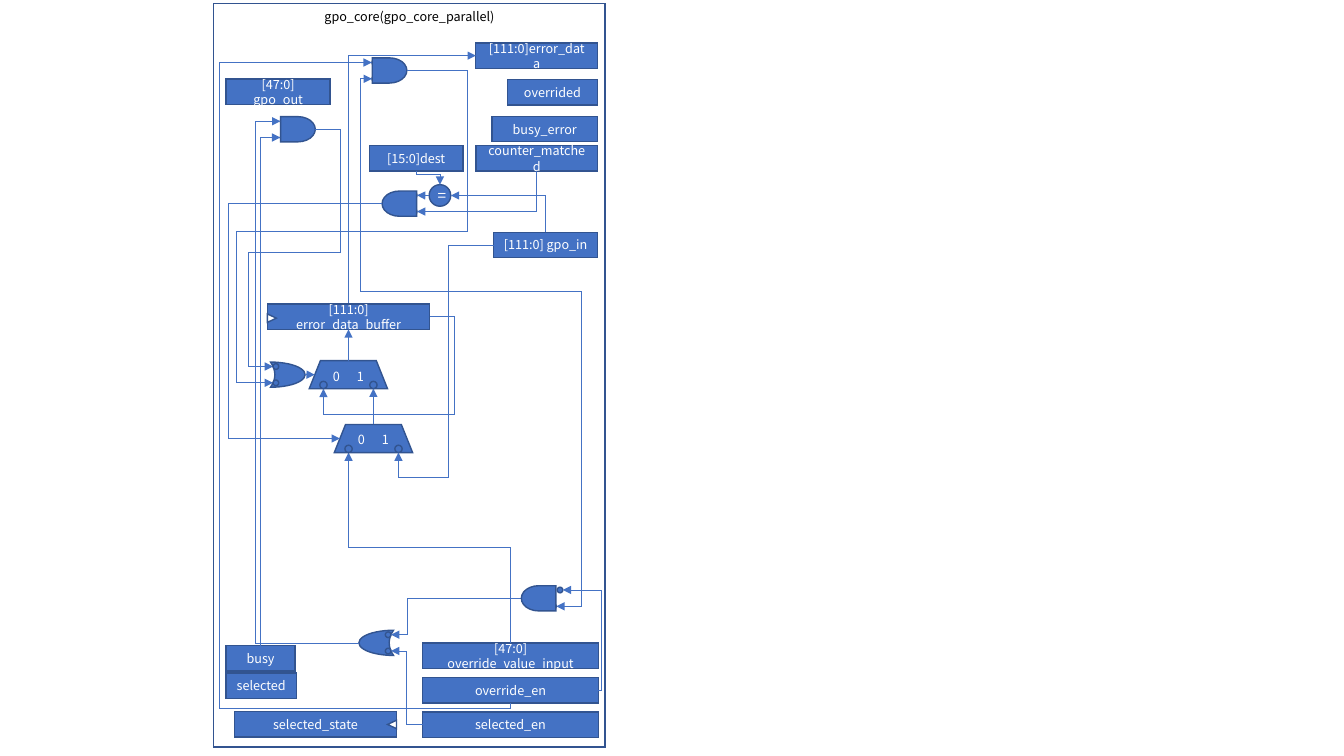
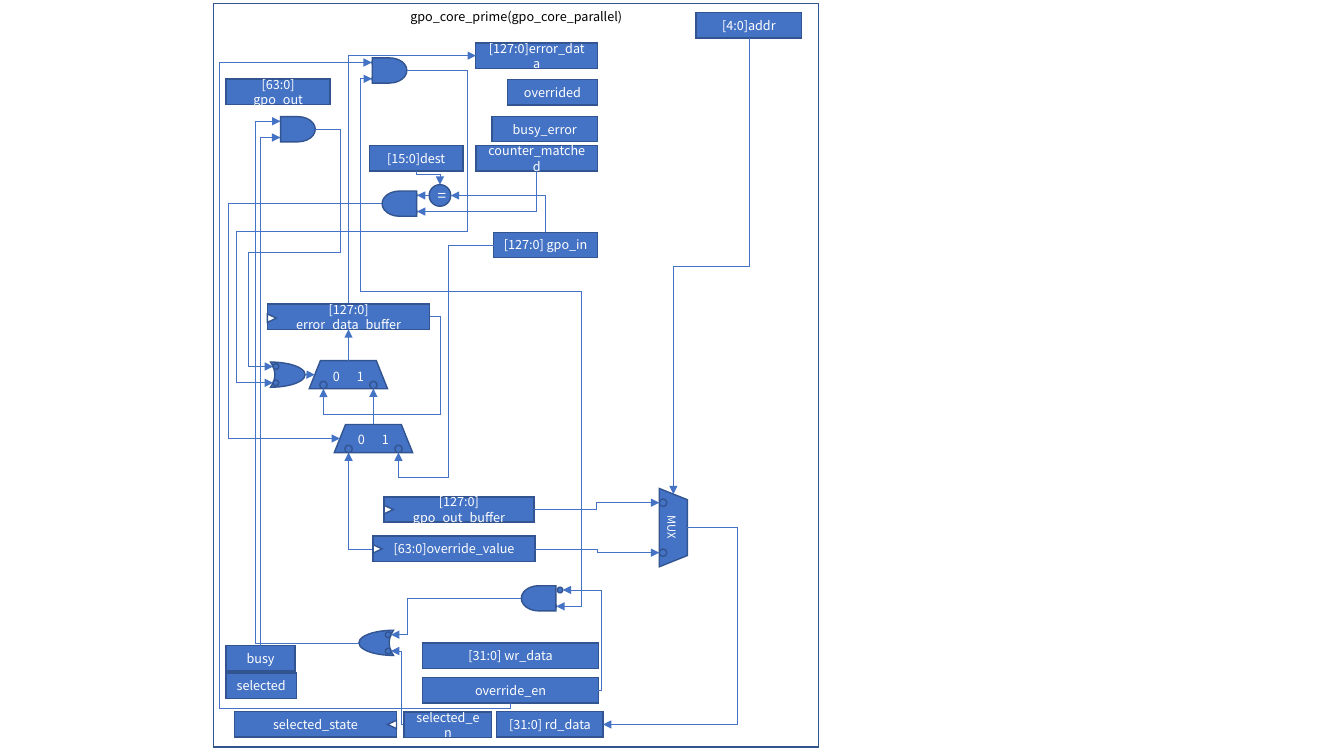
Before and after one commit to snu-quiqcl/AD9910, a slide deck: slide 28 of AD9912_MODULE.pptx (slide 27 before the commit). Drawn at 1344x756 pixels with LibreOffice and Linux fonts; fonts in the diff are those of the drawing. Boxes give left, top, right and bottom in pixels: in the first picture for what was removed or moved away, otherwise in the second. Text is boxed around its words. In the diff, an @@ line names an element or a change of style, - is before the commit and + after.

Commit message:
AD9910 gpi_core, rti_core are considered and gpo_core, rto_core was changed to using addr

```diff
--- a/AD9912_MODULE.pptx
+++ b/AD9912_MODULE.pptx
@@ rectangle "gpo_core_prime(gpo_core_parallel)": place and size @@
-rectangle "gpo_core_prime(gpo_core_parallel)" at (214, 4, 605, 748)
+rectangle "gpo_core_prime(gpo_core_parallel)" at (214, 4, 819, 748)
@@ text in rectangle at (410, 11, 622, 24): text changed @@
-gpo_core(gpo_core_parallel)
+gpo_core_prime(gpo_core_parallel)
@@ rectangle added at (696, 12, 802, 37), fill #4472C4, outline #325491 1 pt, 9 pt, text #FFFFFF @@
+[4:0]addr
@@ text in rectangle at (489, 39, 585, 55): text changed @@
-[111:0]error_data
+[127:0]error_data
@@ elbow arrow added from (749, 38) to (674, 494), #4472C4 0.5 pt @@
@@ text in rectangle at (253, 76, 303, 108): text changed @@
-[47:0] gpo_out
+[63:0] gpo_out
@@ text in rectangle at (504, 239, 588, 252): text changed @@
-[111:0] gpo_in
+[127:0] gpo_in
@@ text in rectangle at (296, 300, 401, 333): text changed @@
-[111:0] error_data_buffer
+[127:0] error_data_buffer
@@ elbow arrow (430, 317) - (324, 389): route changed @@
@@ elbow arrow moved from (510, 643) - (349, 453) to (373, 549) - (349, 453) @@
@@ rectangle added at (384, 497, 534, 522), fill #4472C4, outline #325491 1 pt, 9 pt, text #FFFFFF @@
+[127:0] gpo_out_buffer
@@ triangle added at (384, 506, 393, 514), fill #FFFFFF, outline #325491 1 pt @@
@@ elbow arrow added from (534, 510) to (659, 503), #4472C4 0.5 pt @@
@@ trapezoid added at (659, 489, 688, 568), fill #4472C4, outline #325491 1 pt, 8 pt, text #FFFFFF @@
+MUX
@@ ellipse added at (659, 499, 666, 506), fill #4472C4, outline #325491 1 pt @@
@@ rectangle added at (373, 536, 534, 562), fill #4472C4, outline #325491 1 pt, 9 pt, text #FFFFFF @@
+[63:0]override_value
@@ elbow arrow added from (688, 527) to (603, 725), #4472C4 0.5 pt @@
@@ triangle added at (373, 545, 382, 553), fill #FFFFFF, outline #325491 1 pt @@
@@ elbow arrow added from (535, 549) to (659, 553), #4472C4 0.5 pt @@
@@ ellipse added at (659, 549, 666, 557), fill #4472C4, outline #325491 1 pt @@
@@ elbow arrow moved from (422, 725) - (391, 651) to (404, 725) - (391, 651) @@
@@ text in rectangle at (468, 650, 552, 662): text changed @@
-[47:0] override_value_input
+[31:0] wr_data
@@ rectangle "selected_en": place and size @@
-rectangle "selected_en" at (422, 712, 599, 737)
+rectangle "selected_en" at (404, 712, 492, 737)
@@ rectangle added at (497, 712, 603, 737), fill #4472C4, outline #325491 1 pt, 9 pt, text #FFFFFF @@
+[31:0] rd_data
```
Also in this commit, not shown: 5 other slides changed, 3 slides added.
